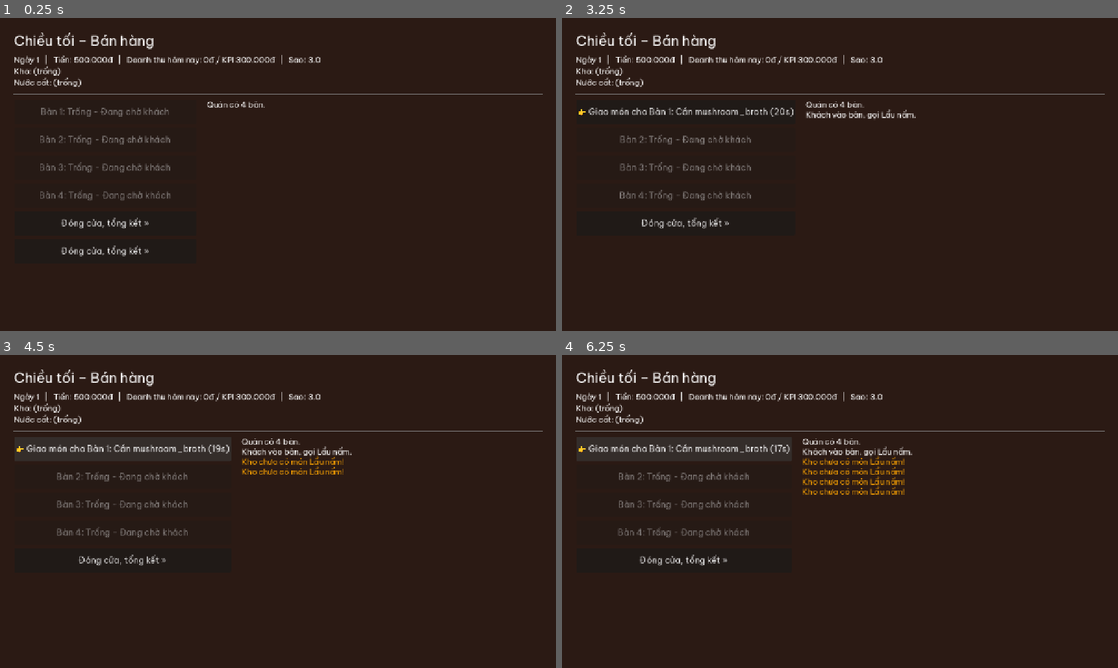
Above: before the commit, frames 1-4 (two rows, left to right).
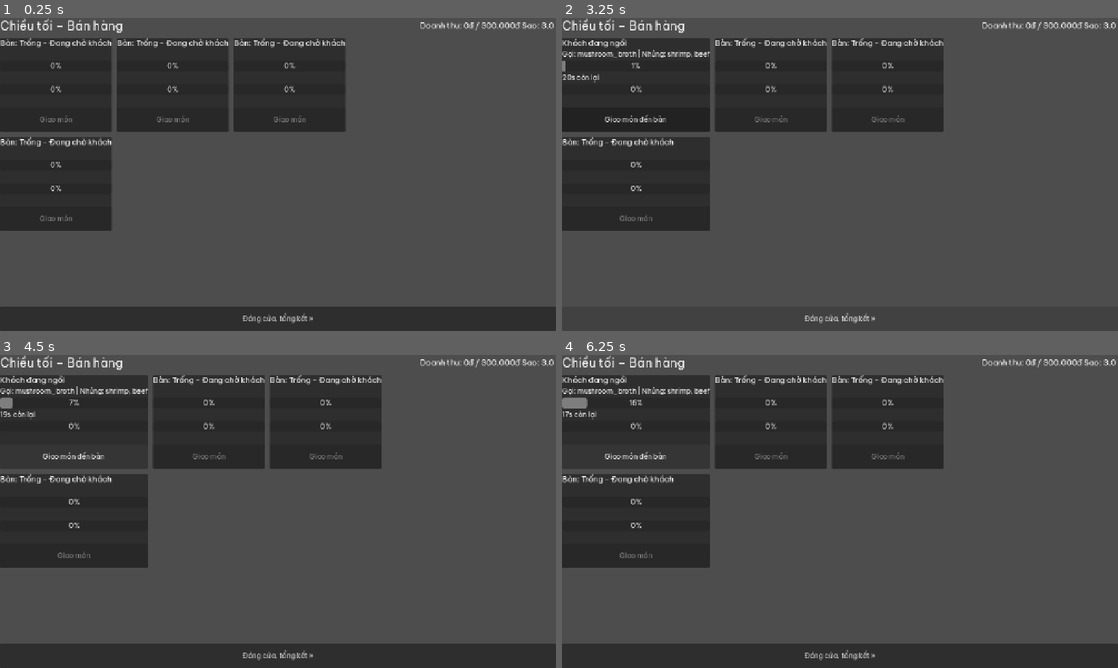
Above: after the commit, the same moments.

Repository: Znoywho/HotPot_SUNSUT
Game: Godot game, scene res://scenes/sell/sell_phase.tscn
Two runs of this game, one before a commit and one after it. Both use one fixed random seed, a clock stepped at 60 frames per second and the inputs below. This scene is started directly instead of the project's main scene.
Inputs:
- Up to frame 1 (0.25 s): no input
- Up to frame 2 (3.25 s): click "Đóng cửa, tổng kết »" at 0.5 s; click "Đóng cửa, tổng kết »" at 1.25 s; click "Đóng cửa, tổng kết »" at 2 s; click "Đóng cửa, tổng kết »" at 2.75 s
- Up to frame 3 (4.5 s): click "👉 Giao món cho Bàn 1: Cần mus…" (after the commit: "Giao món đến bàn") at 3.5 s; click "👉 Giao món cho Bàn 1: Cần mus…" (after the commit: "Giao món đến bàn") at 4.25 s
- Up to frame 4 (6.25 s): click "👉 Giao món cho Bàn 1: Cần mus…" (after the commit: "Giao món đến bàn") at 5 s; click "👉 Giao món cho Bàn 1: Cần mus…" (after the commit: "Giao món đến bàn") at 5.75 s

The runs differ from the first frame. In frame 1, 89% of the frame differs, in the area x 0-100%, y 0-100%; in frame 2, 86%; in frame 3, 87%; in frame 4, 87%.

Commit message:
feat(sell): thiet ke mat bang nha hang va the ban an truc quan

Diff:
--- a/scenes/sell/sell_phase.gd
+++ b/scenes/sell/sell_phase.gd
@@ -1,4 +1,4 @@
-extends ScreenBase
+extends Control
 ## Chiều tối – bán hàng.
 
 const TIP_MIN := 0.03
@@ -10,21 +10,20 @@
 var tables: Array[TableNode] = []
 var cart := Cart.new()
 var _spawn_timer := 3.0
-var _ui_timer := 0.0
-var _buttons: Array[Button] = []
-
-
-func _get_title() -> String:
-	return "Chiều tối – Bán hàng"
+var _table_ui: Array[Dictionary] = []
+
+var _revenue_label: Label
+var _stars_label: Label
+var _timer_label: Label
 
 
 func _ready() -> void:
-	super._ready()
 	add_child(cart)
+	_build_ui()
+	_setup()
 
 
 func _process(delta: float) -> void:
-	super._process(delta)
 	var spawn_interval := SPAWN_INTERVAL / maxf(0.2, GameState.customer_multiplier)
 	_spawn_timer -= delta
 	if _spawn_timer <= 0.0:
@@ -37,13 +36,52 @@
 		elif table.state == TableNode.State.EATING:
 			if table.eating_remaining() <= 0.0:
 				_finish_eating(table)
-	_ui_timer += delta
-	if _ui_timer >= 0.5:
-		_ui_timer = 0.0
-		_update_buttons()
+	_update_ui()
+
+
+func _build_ui() -> void:
+	var root := VBoxContainer.new()
+	root.set_anchors_and_offsets_preset(Control.PRESET_FULL_RECT)
+	root.add_theme_constant_override("separation", 10)
+	add_child(root)
+
+	var header := HBoxContainer.new()
+	root.add_child(header)
+	var title := Label.new()
+	title.text = "Chiều tối – Bán hàng"
+	title.add_theme_font_size_override("font_size", 28)
+	title.size_flags_horizontal = Control.SIZE_EXPAND_FILL
+	header.add_child(title)
+	_revenue_label = Label.new()
+	_revenue_label.add_theme_font_size_override("font_size", 18)
+	header.add_child(_revenue_label)
+	_stars_label = Label.new()
+	_stars_label.add_theme_font_size_override("font_size", 18)
+	header.add_child(_stars_label)
+	_timer_label = Label.new()
+	_timer_label.add_theme_font_size_override("font_size", 18)
+	header.add_child(_timer_label)
+
+	var scroll := ScrollContainer.new()
+	scroll.size_flags_vertical = Control.SIZE_EXPAND_FILL
+	root.add_child(scroll)
+	var grid := GridContainer.new()
+	grid.columns = 3
+	grid.add_theme_constant_override("h_separation", 12)
+	grid.add_theme_constant_override("v_separation", 12)
+	scroll.add_child(grid)
+	grid.set_meta("grid", true)
+	set_meta("grid", grid)
+
+	var footer := Button.new()
+	footer.text = "Đóng cửa, tổng kết »"
+	footer.custom_minimum_size = Vector2(0, 56)
+	footer.pressed.connect(DayManager.next_phase)
+	root.add_child(footer)
 
 
 func _setup() -> void:
+	var grid: GridContainer = get_meta("grid")
 	for i in GameState.tables_floor1:
 		var table := TableNode.new()
 		table.eating_time = BASE_EATING_TIME * Database.upgrade_value("stove")
@@ -51,9 +89,52 @@
 		tables.append(table)
 		table.customer_left.connect(_on_table_cleared)
 		table.eating_finished.connect(_on_eating_finished)
-	_rebuild_ui()
-	add_action("Đóng cửa, tổng kết »", DayManager.next_phase)
-	log_line("Quán có %d bàn." % GameState.tables_floor1)
+
+		var card := PanelContainer.new()
+		card.custom_minimum_size = Vector2(240, 180)
+		var vbox := VBoxContainer.new()
+		card.add_child(vbox)
+
+		var status := Label.new()
+		status.add_theme_font_size_override("font_size", 18)
+		vbox.add_child(status)
+
+		var order_lbl := Label.new()
+		order_lbl.add_theme_font_size_override("font_size", 16)
+		vbox.add_child(order_lbl)
+
+		var wait_bar := ProgressBar.new()
+		wait_bar.custom_minimum_size = Vector2(0, 20)
+		vbox.add_child(wait_bar)
+		var wait_time_lbl := Label.new()
+		wait_time_lbl.add_theme_font_size_override("font_size", 16)
+		vbox.add_child(wait_time_lbl)
+
+		var eat_bar := ProgressBar.new()
+		eat_bar.custom_minimum_size = Vector2(0, 20)
+		vbox.add_child(eat_bar)
+		var eat_time_lbl := Label.new()
+		eat_time_lbl.add_theme_font_size_override("font_size", 16)
+		vbox.add_child(eat_time_lbl)
+
+		var serve_btn := Button.new()
+		serve_btn.text = "Giao món"
+		serve_btn.custom_minimum_size = Vector2(0, 56)
+		serve_btn.pressed.connect(_serve_table.bind(table))
+		vbox.add_child(serve_btn)
+
+		grid.add_child(card)
+		_table_ui.append({
+			"table": table,
+			"status": status,
+			"order": order_lbl,
+			"wait_bar": wait_bar,
+			"wait_time": wait_time_lbl,
+			"eat_bar": eat_bar,
+			"eat_time": eat_time_lbl,
+			"serve": serve_btn,
+		})
+	log_line_safe("Quán có %d bàn." % GameState.tables_floor1)
 
 
 func _try_spawn_customer() -> void:
@@ -69,8 +150,7 @@
 	customer.setup(broth.id, sides, CUSTOMER_WAIT)
 	empty_table.occupy(customer)
 	empty_table.place_order(broth.id, sides)
-	log_line("Khách vào bàn, gọi %s." % broth.display_name)
-	_rebuild_ui()
+	log_line_safe("Khách vào bàn, gọi %s." % broth.display_name)
 
 
 func _first_empty_table() -> TableNode:
@@ -101,31 +181,28 @@
 		return
 	if not cart.pick_broth(table.order_broth_id):
 		var broth := Database.get_broth(table.order_broth_id)
-		log_line("[color=orange]Kho chưa có món %s![/color]" % (broth.display_name if broth else table.order_broth_id))
+		log_line_safe("[color=orange]Kho chưa có món %s![/color]" % (broth.display_name if broth else table.order_broth_id))
 		return
 	if cart.serve_to(table):
-		log_line("Đã giao %s đến bàn." % table.order_broth_id)
-		_rebuild_ui()
+		log_line_safe("Đã giao %s đến bàn." % table.order_broth_id)
 
 
 func _finish_eating(table: TableNode) -> void:
 	var broth := Database.get_broth(table.order_broth_id)
 	if broth:
 		var tip_rate := randf_range(TIP_MIN, TIP_MAX) + Database.upgrade_value("furniture")
-		var tip := roundi(broth.price * tip_rate / 1000.0) * 1000 # Làm tròn đến 1.000đ.
+		var tip := roundi(broth.price * tip_rate / 1000.0) * 1000
 		GameState.add_money(broth.price + tip)
-		log_line("Khách thanh toán %s: %s + tip %s" % [broth.display_name, GameState.format_money(broth.price), GameState.format_money(tip)])
+		log_line_safe("Khách thanh toán %s: %s + tip %s" % [broth.display_name, GameState.format_money(broth.price), GameState.format_money(tip)])
 	table.clear()
-	_rebuild_ui()
 
 
 func _customer_timeout(table: TableNode) -> void:
 	if table.state != TableNode.State.WAITING_ORDER:
 		return
 	GameState.lose_star()
-	log_line("[color=red]Khách bỏ về, quán bị trừ sao.[/color]")
+	log_line_safe("[color=red]Khách bỏ về, quán bị trừ sao.[/color]")
 	table.clear()
-	_rebuild_ui()
 
 
 func _on_table_cleared(_table: TableNode) -> void:
@@ -136,39 +213,51 @@
 	_finish_eating(table)
 
 
-func _rebuild_ui() -> void:
-	clear_actions()
-	_buttons.clear()
-	for i in tables.size():
-		var table := tables[i]
-		var button := Button.new()
-		button.custom_minimum_size = Vector2(0, 56)
-		button.add_theme_font_size_override("font_size", 20)
+func _update_ui() -> void:
+	_revenue_label.text = "Doanh thu: %s / %s" % [GameState.format_money(GameState.today_revenue), GameState.format_money(GameState.kpi_target)]
+	_stars_label.text = "Sao: %.1f" % GameState.stars
+	for ui in _table_ui:
+		var table: TableNode = ui["table"]
+		var status: Label = ui["status"]
+		var order_lbl: Label = ui["order"]
+		var wait_bar: ProgressBar = ui["wait_bar"]
+		var wait_time_lbl: Label = ui["wait_time"]
+		var eat_bar: ProgressBar = ui["eat_bar"]
+		var eat_time_lbl: Label = ui["eat_time"]
+		var serve_btn: Button = ui["serve"]
 		if table.state == TableNode.State.EMPTY:
-			button.text = "Bàn %d: Trống - Đang chờ khách" % (i + 1)
-			button.disabled = true
+			status.text = "Bàn: Trống - Đang chờ khách"
+			order_lbl.text = ""
+			wait_bar.value = 0
+			wait_time_lbl.text = ""
+			eat_bar.value = 0
+			eat_time_lbl.text = ""
+			serve_btn.disabled = true
+			serve_btn.text = "Giao món"
 		elif table.state == TableNode.State.WAITING_ORDER:
-			button.text = "👉 Giao món cho Bàn %d: Cần %s (%.0fs)" % [i + 1, table.order_broth_id, table.customer.remaining_time() if table.customer else 0.0]
-			button.disabled = false
-			button.pressed.connect(_serve_table.bind(table))
+			status.text = "Khách đang ngồi"
+			order_lbl.text = "Gọi: %s | Nhúng: %s" % [table.order_broth_id, ", ".join(table.side_items)]
+			var rem := table.customer.remaining_time() if table.customer else 0.0
+			wait_bar.value = 100.0 * (1.0 - rem / CUSTOMER_WAIT)
+			wait_time_lbl.text = "%.0fs còn lại" % rem
+			eat_bar.value = 0
+			eat_time_lbl.text = ""
+			serve_btn.disabled = false
+			serve_btn.text = "Giao món đến bàn"
 		elif table.state == TableNode.State.EATING:
-			button.text = "Bàn %d: Khách đang ăn (%.0fs)" % [i + 1, table.eating_remaining()]
-			button.disabled = true
+			status.text = "Khách đang thưởng thức lẩu..."
+			order_lbl.text = table.order_broth_id
+			wait_bar.value = 100
+			wait_time_lbl.text = ""
+			var erem := table.eating_remaining()
+			eat_bar.value = 100.0 * (1.0 - erem / table.eating_time)
+			eat_time_lbl.text = "%.0fs còn lại" % erem
+			serve_btn.disabled = true
+			serve_btn.text = "Đang ăn"
 		else:
-			button.text = "Bàn %d: %s" % [i + 1, "Trạng thái khác"]
-			button.disabled = true
-		actions.add_child(button)
-		_buttons.append(button)
-	add_action("Đóng cửa, tổng kết »", DayManager.next_phase)
-
-
-func _update_buttons() -> void:
-	for i in tables.size():
-		if i >= _buttons.size():
-			return
-		var table := tables[i]
-		var button := _buttons[i]
-		if table.state == TableNode.State.WAITING_ORDER:
-			button.text = "👉 Giao món cho Bàn %d: Cần %s (%.0fs)" % [i + 1, table.order_broth_id, table.customer.remaining_time() if table.customer else 0.0]
-		elif table.state == TableNode.State.EATING:
-			button.text = "Bàn %d: Khách đang ăn (%.0fs)" % [i + 1, table.eating_remaining()]
+			status.text = "Trạng thái khác"
+			serve_btn.disabled = true
+
+
+func log_line_safe(text: String) -> void:
+	print(text)
